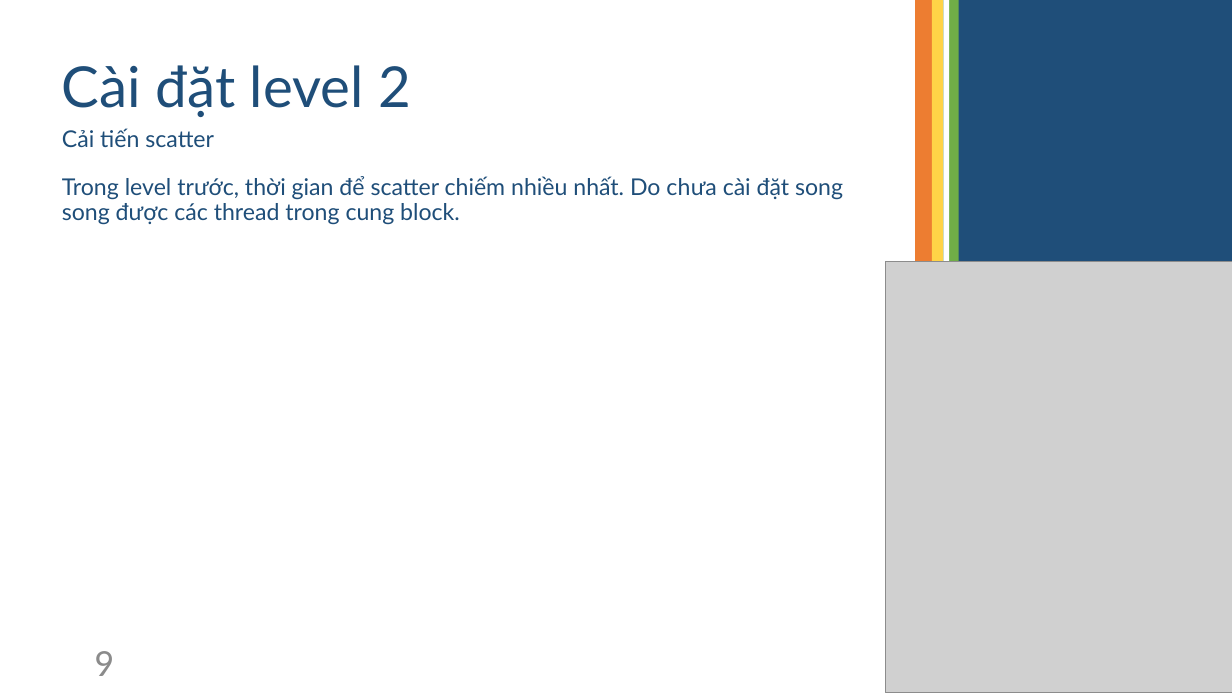
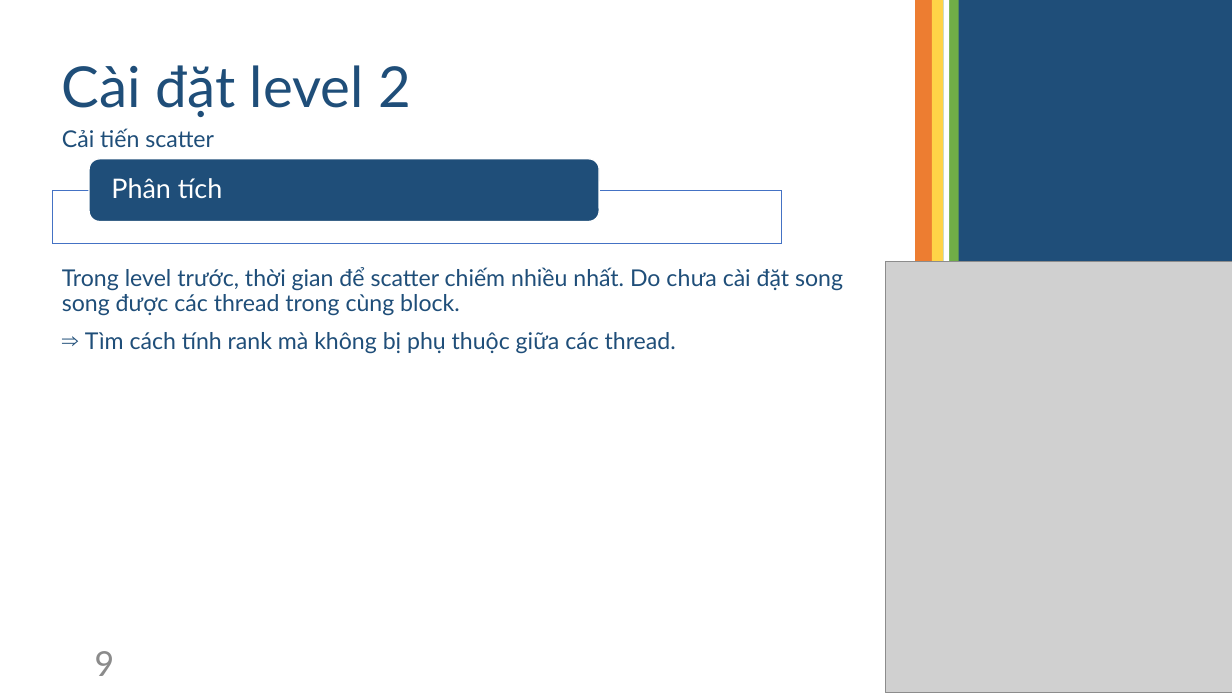
Before and after one commit to TruongNgocTai/GPU_finalProject, a slide deck: slide 9 of Radix Sort.pptx. Drawn at 1232x693 pixels with LibreOffice and Linux fonts; fonts in the diff are those of the drawing; grey boxes stand for pictures. Boxes give left, top, right and bottom in pixels: in the first picture for what was removed or moved away, otherwise in the second. Text is boxed around its words. In the diff, an @@ line names an element or a change of style, - is before the commit and + after.

Commit message:
Update slide

```diff
--- a/Radix Sort.pptx
+++ b/Radix Sort.pptx
@@ rounded rectangle added at [89, 159, 599, 222], fill #1F4E79, outline #FFFFFF 1 pt @@
@@ text added at [111, 178, 222, 199], 21 pt, text #FFFFFF @@
+Phân tích
@@ rectangle added at [53, 190, 782, 244], fill #FFFFFF at 90% opacity, outline #4472C4 1 pt @@
@@ text at [62, 267, 843, 354]: text changed @@
-Trong level trước, thời gian để scatter chiếm nhiều nhất. Do chưa cài đặt song song được các thread trong cung block.
+Trong level trước, thời gian để scatter chiếm nhiều nhất. Do chưa cài đặt song song được các thread trong cùng block.
+⇒ Tìm cách tính rank mà không bị phụ thuộc giữa các thread.
```
Also in this commit, not shown: 3 other slides changed, 8 slides added, 3 slides removed, 1 other file.
